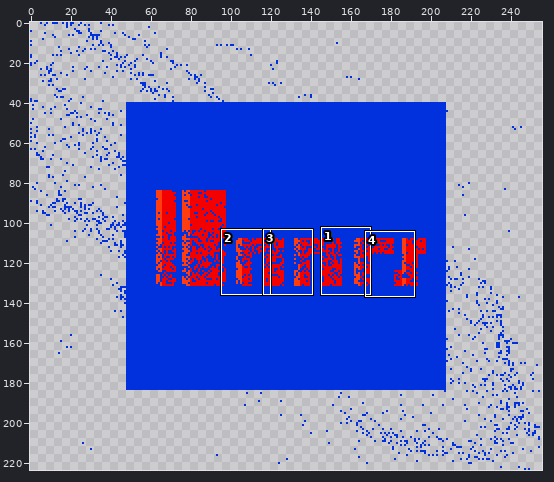
Two versions of one pixel-art file, res/assets/ase/title_screen.aseprite. Above, an overview of the earlier version with the close-up marked.
Close-up. Old version:
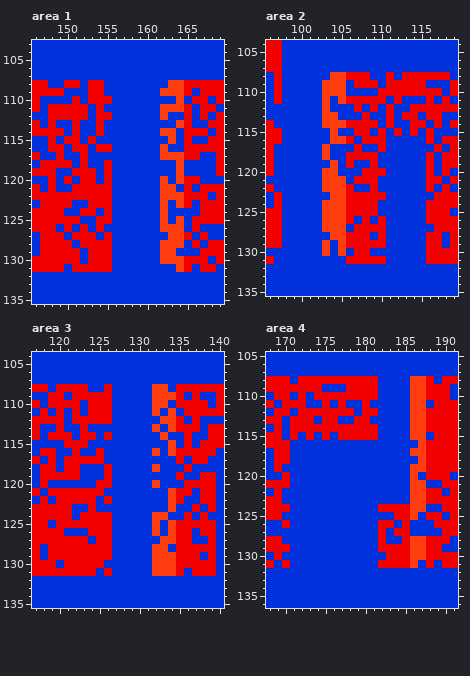
256x224 pixels, 1 frame. Shown: area 1: x 146..169, y 103..135; area 2: x 96..119, y 104..135; area 3: x 117..140, y 104..135; area 4: x 168..191, y 105..136. The commit also changed other parts of the picture, which this record leaves out.
The same view after the edit:
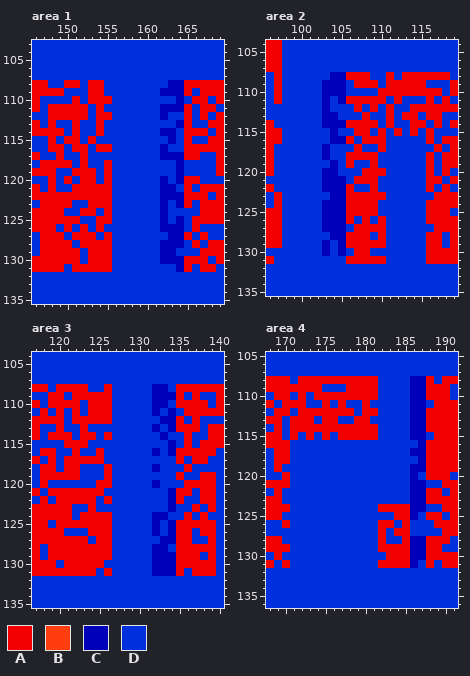
Palette (. is transparent): A #f30000  B #ff3d0f  C #0000bb  D #0031dd
From old to new:
Area 1:
The author changed colour B to colour C in row 108 at x 163 to 164; in row 109 at x 162 to 164; in row 110 at x 164; in row 111 at x 162 to 164; in row 112 at x 162; in row 113 at x 164.
The author changed colour B to colour C in row 114 at x 162 to 163; in row 115 at x 163; in row 116 at x 162; in row 117 at x 162 to 164; in rows 118 to 119 at x 164; in row 120 at x 162 and 164.
The author changed colour B to colour C in row 121 at x 162 to 163; in row 122 at x 162 to 164; in row 123 at x 162 and 164; in row 124 at x 162; in row 125 at x 162 and 164; in row 126 at x 162 to 164.
The author changed colour B to colour C in row 127 at x 163 to 164; in row 128 at x 162 to 164; in row 129 at x 162 to 163; in row 130 at x 162 to 164; in row 131 at x 164.
Area 2:
The author changed colour B to colour C in row 108 at x 104 to 105; in rows 109 to 110 at x 103 to 105; in row 111 at x 103 and 105; in row 112 at x 103; in row 113 at x 103 to 104; in row 114 at x 103 to 105.
The author changed colour B to colour C in row 115 at x 104; in row 116 at x 104 to 105; in rows 117 to 118 at x 103; in row 119 at x 104; in row 120 at x 103 to 104; in rows 121 to 122 at x 103 to 105.
The author changed colour B to colour C in row 123 at x 104 to 105; in rows 124 to 127 at x 103 to 105; in row 128 at x 104 to 105; in rows 129 to 130 at x 103 and 105.
Area 3:
The author changed colour B to colour C in row 108 at x 132 to 133; in row 109 at x 132 to 134; in row 110 at x 132 to 133; in row 111 at x 132 and 134; in row 112 at x 133 to 134; in row 113 at x 132 and 134.
The author changed colour B to colour C in row 114 at x 133; in row 115 at x 134; in row 116 at x 132 and 134; in row 118 at x 132; in row 120 at x 132; in rows 121 to 123 at x 134.
The author changed colour B to colour C in row 124 at x 132 to 133; in rows 125 to 126 at x 132 and 134; in row 127 at x 133 to 134; in row 128 at x 132 to 133; in rows 129 to 131 at x 132 to 134.
Area 4:
The author changed colour B to colour C in rows 108 to 115 at x 186 to 187; in row 116 at x 187; in row 117 at x 186 to 187; in row 118 at x 187; in row 119 at x 186 to 187; in row 120 at x 186.
The author changed colour B to colour C in rows 121 to 124 at x 186 to 187; in row 125 at x 186; in rows 128 to 130 at x 186 to 187; in row 131 at x 186.
Where, in picture pixels (left, top, right, bottom), the same in both close-ups:
changed: (160, 80, 184, 272)
changed: (322, 72, 346, 256)
changed: (152, 384, 176, 576)
changed: (410, 376, 426, 568)
